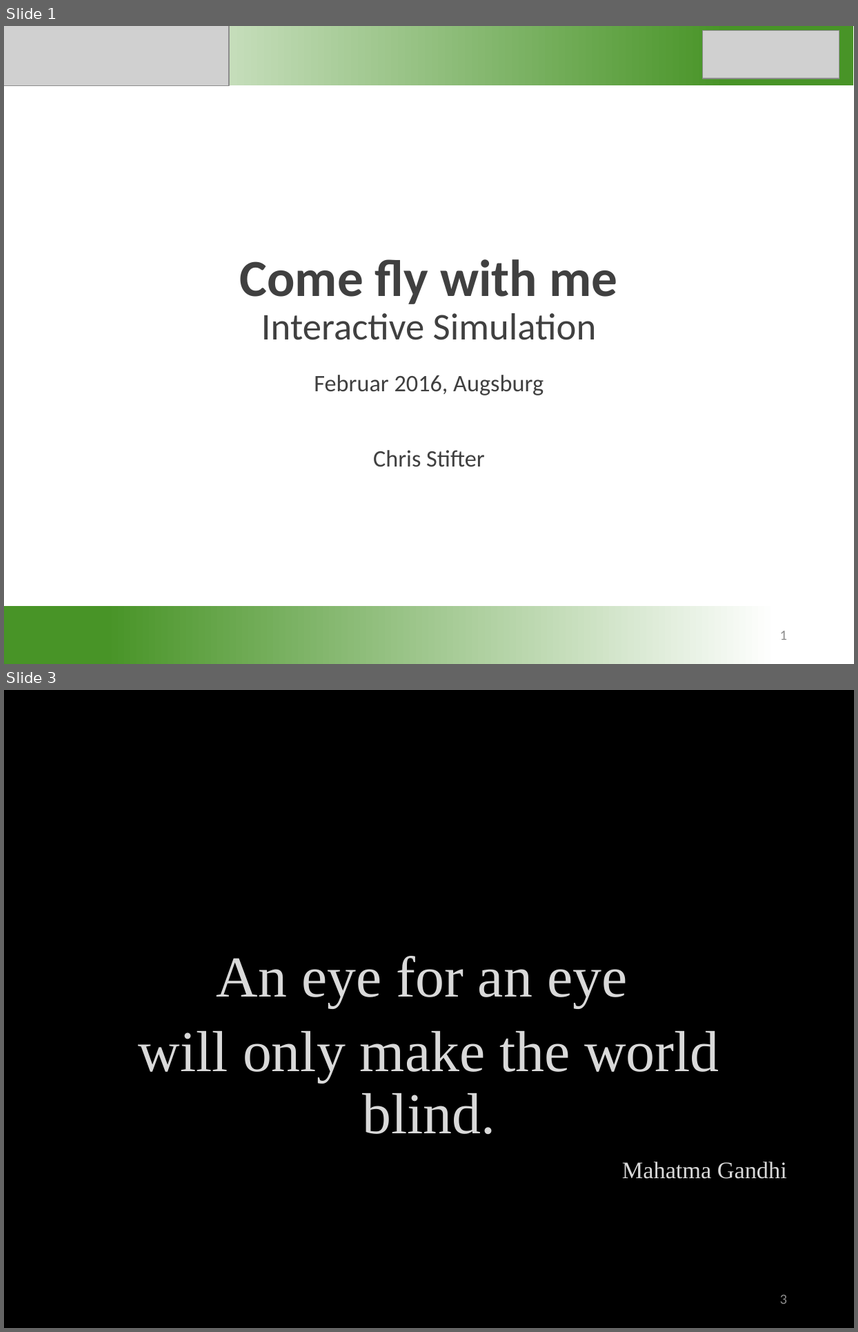
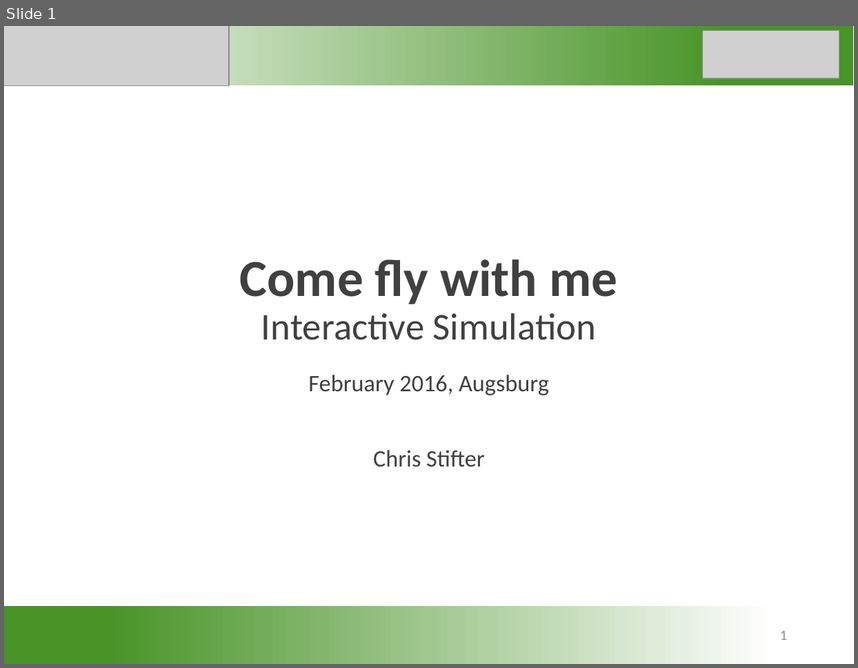
Before and after one commit to unia-intsim-ws1516/group07-tran-stifter, a slide deck: Folien_Come_fly_with_me.pptx. Shown one above the other, each under a label of ours: slides 1 and 3 before the commit, slide 1 after it; the slides between them are not shown. The pictures are 858x1332 and 858x668 pixels, drawn with LibreOffice and Linux fonts; fonts in the diff are those of the drawing; grey boxes stand for pictures. Boxes give left, top, right and bottom in pixels: in the first picture for what was removed or moved away, otherwise in the second. Text is boxed around its words. In the diff, an @@ line names an element or a change of style, - is before the commit and + after.

```diff
--- a/Folien_Come_fly_with_me.pptx
+++ b/Folien_Come_fly_with_me.pptx
@@ slide 3 removed at (x1=4, y1=690, x2=854, y2=1328), background #000000 @@
@@ text removed at (x1=139, y1=956, x2=787, y2=1179) @@
-An eye for an eye
-will only make the world blind.
-Mahatma Gandhi
@@ page number removed at (x1=780, y1=1294, x2=787, y2=1303) @@
-3
@@ slide 1 changed as well @@
@@ subtitle at (x1=308, y1=374, x2=549, y2=395): text changed @@
-Februar 2016, Augsburg
+February 2016, Augsburg
```
Also in this commit, not shown: 3 slides added, 1 other slide removed.
